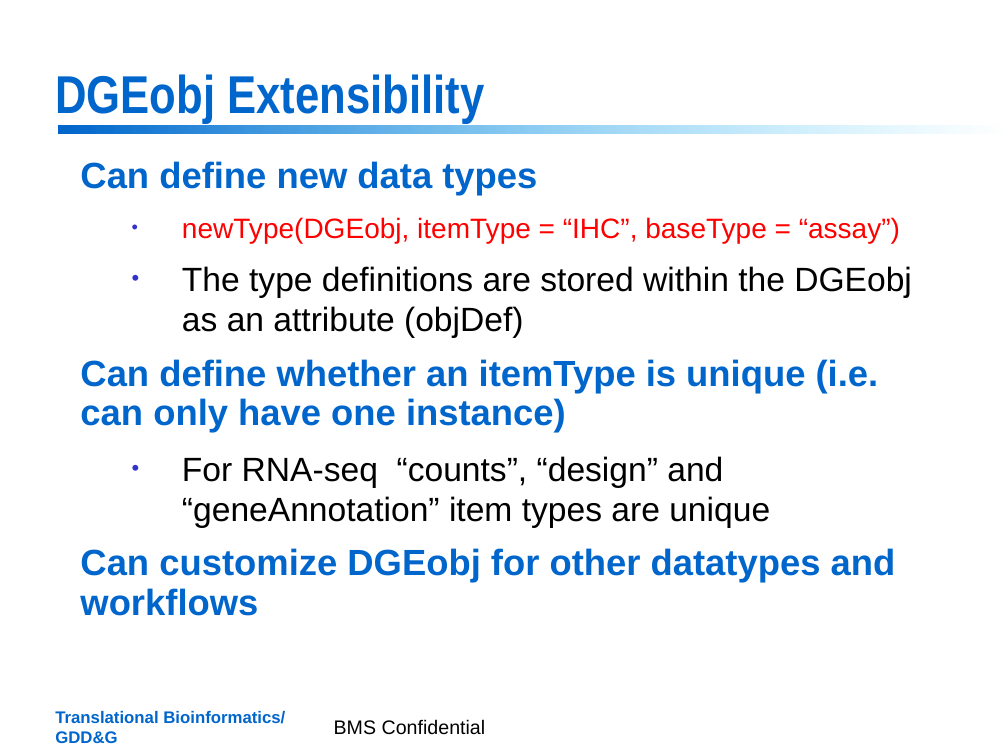
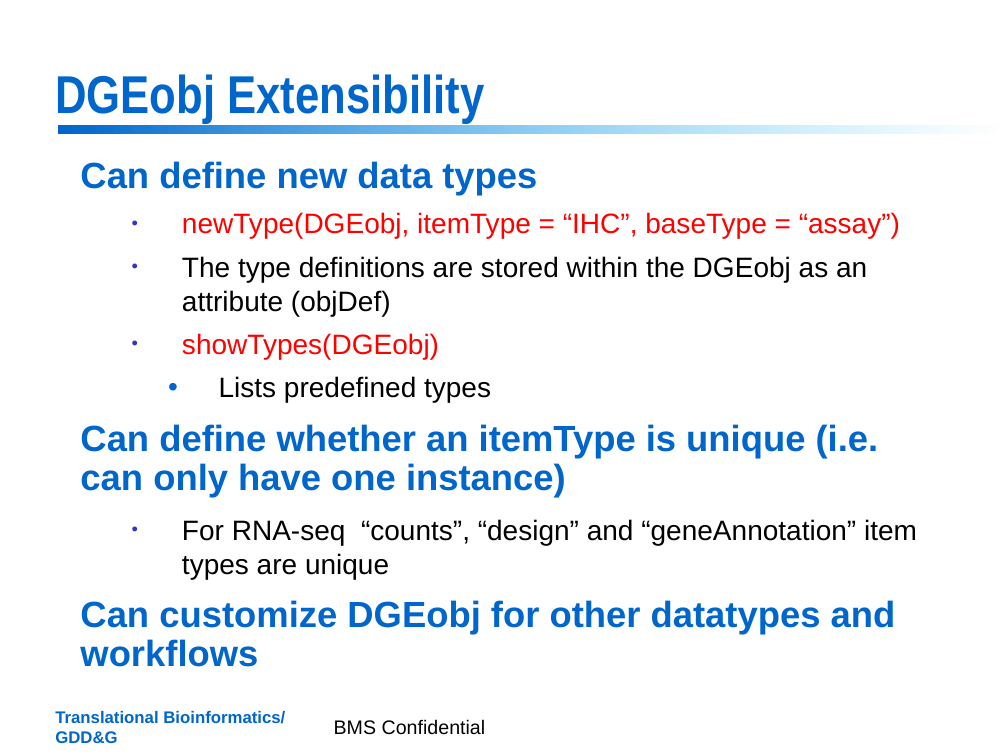
Before and after one commit to jrthompson54/DGE.Tools2, a slide deck: slide 18 of DGE_Tools_Training_Mar2019.pptx. Drawn at 1008x756 pixels with LibreOffice and Linux fonts; fonts in the diff are those of the drawing; background and template pictures are left out. Boxes give left, top, right and bottom in pixels: in the first picture for what was removed or moved away, otherwise in the second. Text is boxed around its words. In the diff, an @@ line names an element or a change of style, - is before the commit and + after.

```diff
--- a/DGE_Tools_Training_Mar2019.pptx
+++ b/DGE_Tools_Training_Mar2019.pptx
@@ text at (182,212,917,579): size 24 to 20 pt in "The type definitions are stored within the ...", "For RNA-seq “counts”, “design” and “geneAnnotation” item ..."; less space between paragraphs @@
@@ text at (182,333,491,402): paragraphs added @@
+  • showTypes(DGEobj)
+    • Lists predefined types
```
Also in this commit, not shown: 2 other slides changed, 2 other files.
